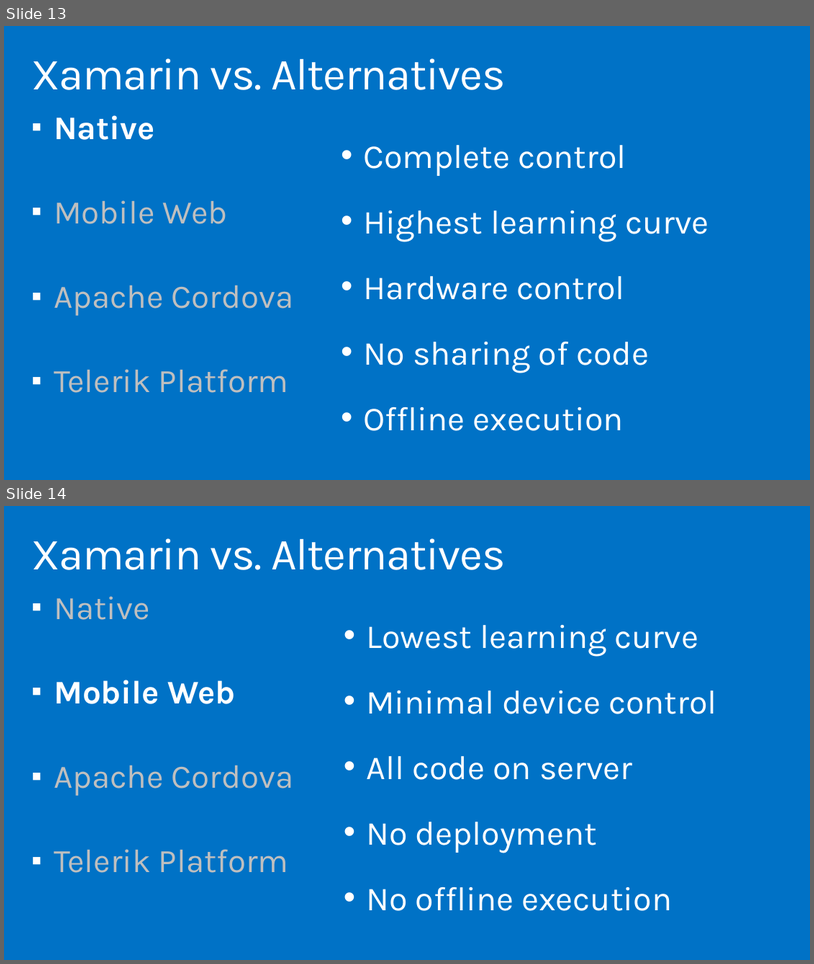
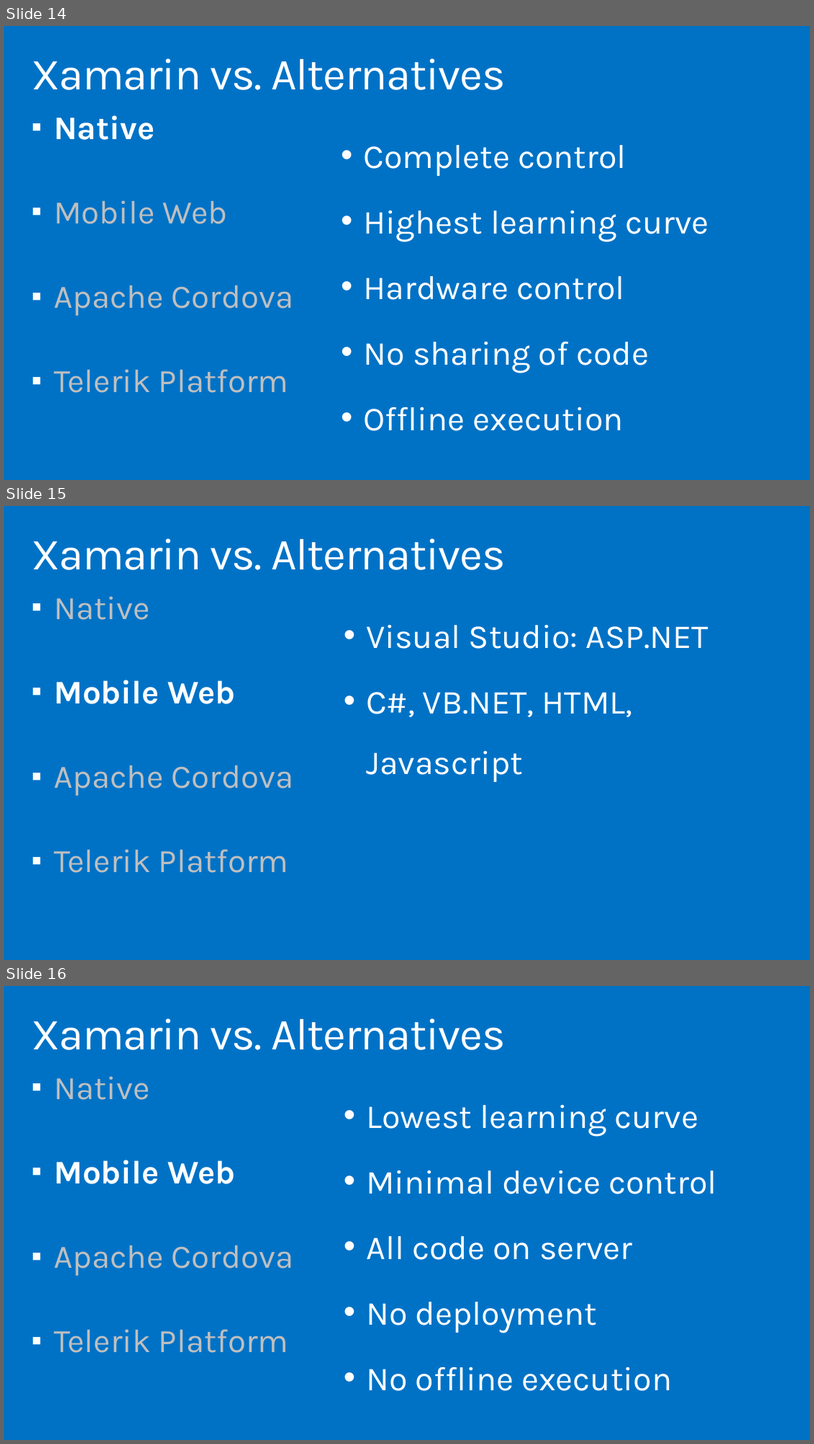
Before and after one commit to cledotnet/Xamarin.Forms, a slide deck: doc/Cross-Platform with Xamarin.pptx. Shown one above the other, each under a label of ours: slides 13 and 14 before the commit, slides 14, 15 and 16 after it. The pictures are 814x964 and 814x1444 pixels, drawn with LibreOffice and Linux fonts; fonts in the diff are those of the drawing; background and template pictures are left out. Boxes give left, top, right and bottom in pixels: in the first picture for what was removed or moved away, otherwise in the second. Text is boxed around its words. In the diff, an @@ line names an element or a change of style, - is before the commit and + after.

```diff
--- a/doc/Cross-Platform with Xamarin.pptx
+++ b/doc/Cross-Platform with Xamarin.pptx
@@ slide 15 added at [4, 506, 810, 960], background #0072C6 @@
@@ title added at [31, 538, 505, 570], 52.9 pt, text #FFFFFF @@
+Xamarin vs. Alternatives
@@ text added at [54, 596, 294, 872], 39.2 pt, text #BFBFBF @@
+▪ Native
+▪ Mobile Web
+▪ Apache Cordova
+▪ Telerik Platform
@@ text added at [366, 625, 709, 782], 40 pt, text #FFFFFF @@
+• Visual Studio: ASP.NET
+• C#, VB.NET, HTML, Javascript
@@ what was slide 13 is now slide 14 @@
@@ what was slide 14 is now slide 16 @@
```
Also in this commit, not shown: 1 slide changed, 3 other slides added.
